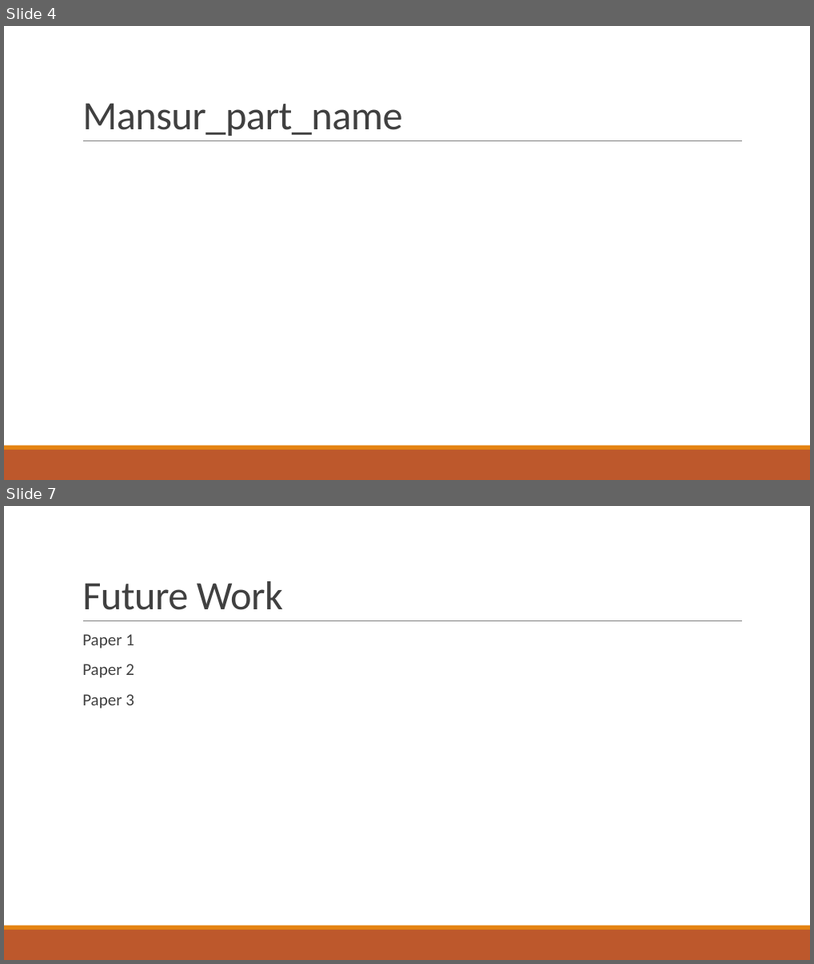
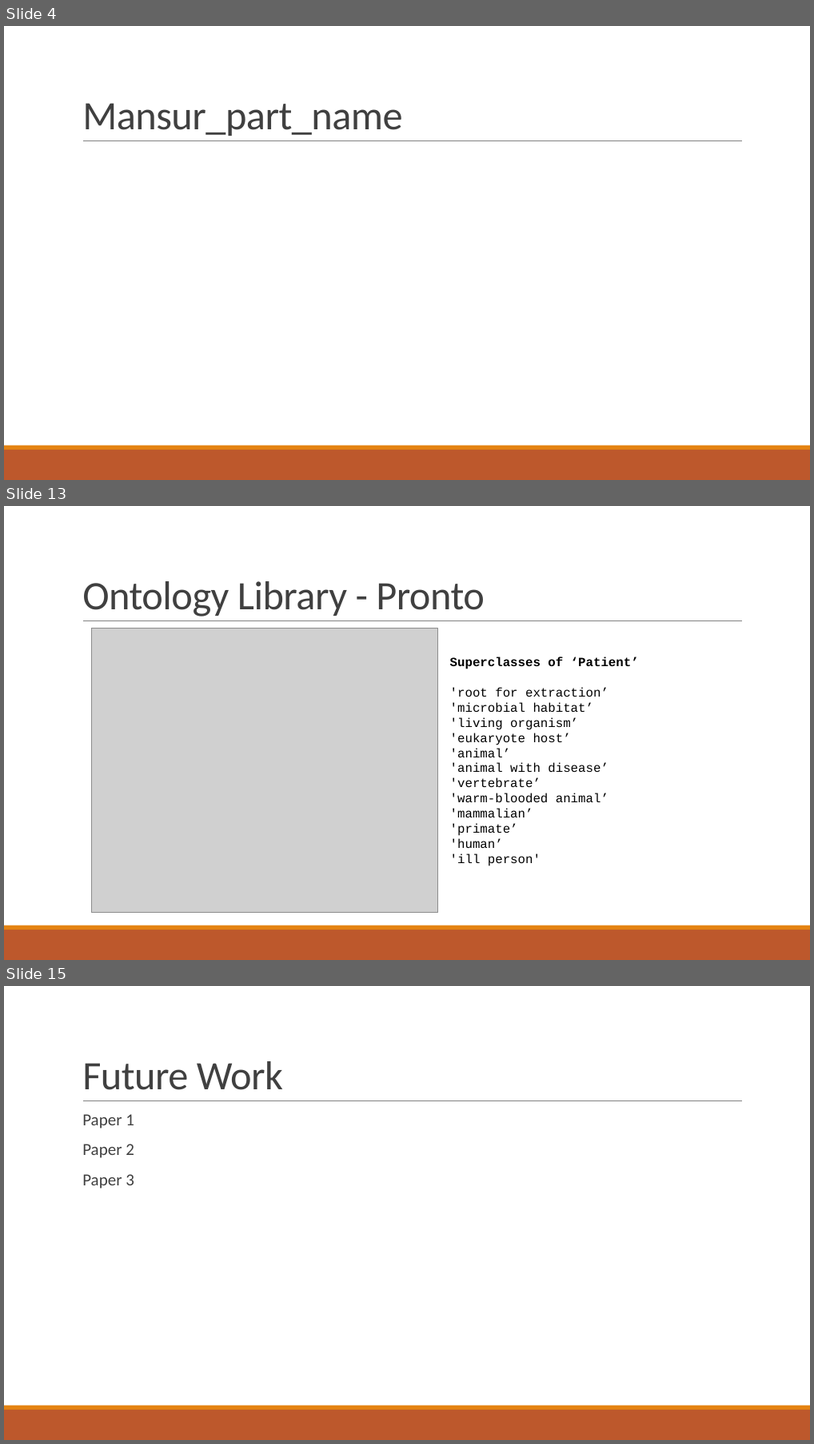
Before and after one commit to abdullahyldz/Cmpe493TermProject, a slide deck: Slides/Abdullah Yıldız.pptx. Shown one above the other, each under a label of ours: slides 4 and 7 before the commit, slides 4, 13 and 15 after it; the slides between them are not shown. The pictures are 814x964 and 814x1444 pixels, drawn with LibreOffice and Linux fonts; fonts in the diff are those of the drawing; grey boxes stand for pictures. Boxes give left, top, right and bottom in pixels: in the first picture for what was removed or moved away, otherwise in the second. Text is boxed around its words. In the diff, an @@ line names an element or a change of style, - is before the commit and + after.

```diff
--- a/Slides/Abdullah Yıldız.pptx
+++ b/Slides/Abdullah Yıldız.pptx
@@ slide 13 added at (x1=4, y1=506, x2=810, y2=960), background #FFFFFF; not listed: 3 template elements that a slide beside it also shows @@
@@ title added at (x1=82, y1=581, x2=485, y2=616), 48 pt, text #404040 @@
+Ontology Library - Pronto
@@ picture added at (x1=92, y1=628, x2=438, y2=912) @@
@@ text added at (x1=450, y1=657, x2=639, y2=866), 15 pt, text #000000 @@
+Superclasses of ‘Patient’
+'root for extraction’
+'microbial habitat’
+'living organism’
+'eukaryote host’
+'animal’
+'animal with disease’
+'vertebrate’
+'warm-blooded animal’
+'mammalian’
+'primate’
+'human’
+'ill person'
@@ what was slide 7 is now slide 15 @@
```
Also in this commit, not shown: 9 other slides added, 2 slides removed.
